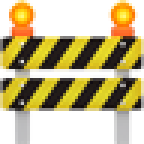
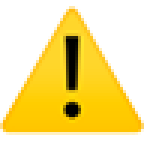
Layers edited between the first and the second (144, 144) image:
renamed "🚧" to "t", painted on it over <box>0,0,144,144</box>
